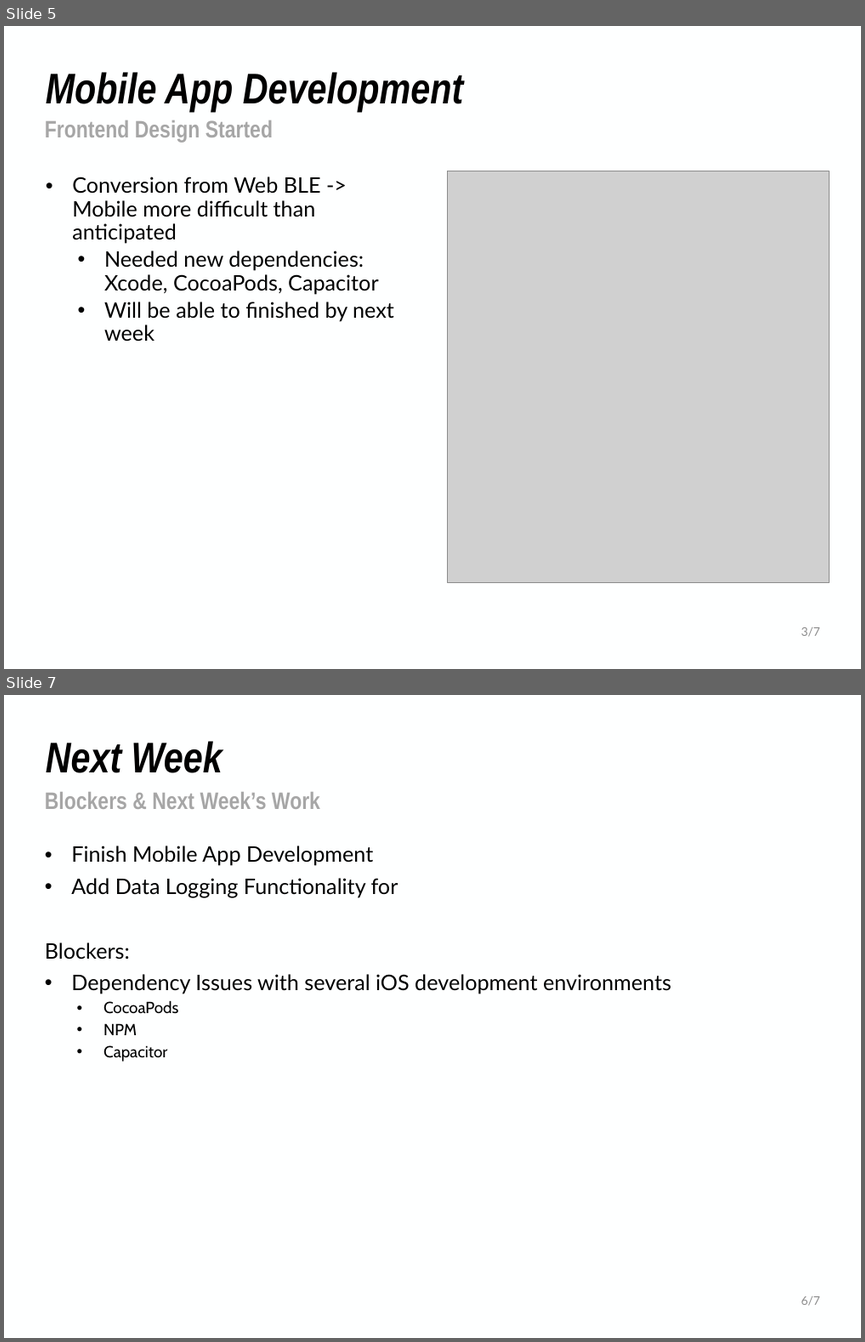
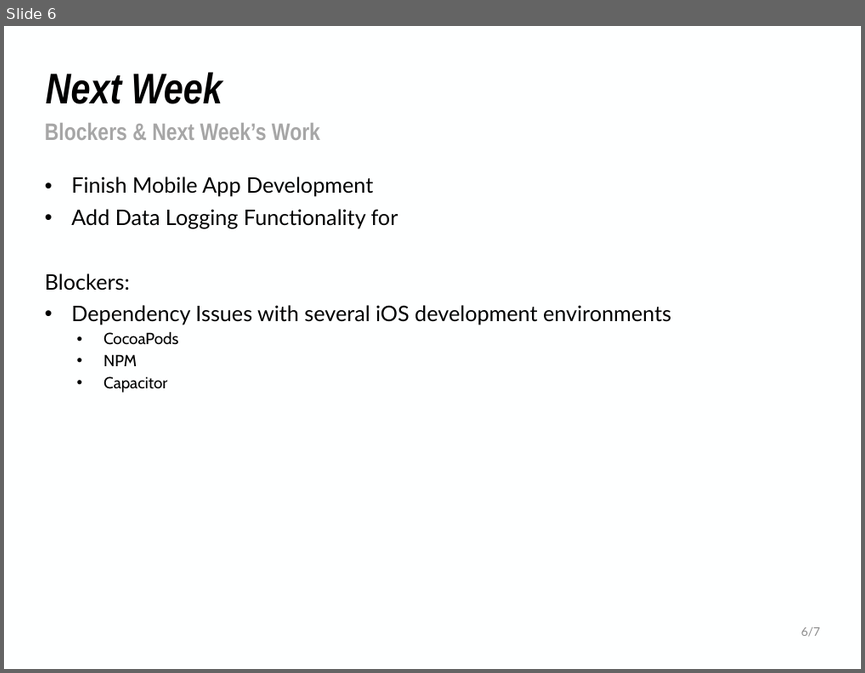
Before and after one commit to NHuang58/Biomedical_Device_PCB, a slide deck: Documentation/Slides/Week_13.pptx. Shown one above the other, each under a label of ours: slides 5 and 7 before the commit, slide 6 after it; the slides between them are not shown. The pictures are 865x1342 and 865x673 pixels, drawn with LibreOffice and Linux fonts; fonts in the diff are those of the drawing; grey boxes stand for pictures; background and template pictures are left out. Boxes give left, top, right and bottom in pixels: in the first picture for what was removed or moved away, otherwise in the second. Text is boxed around its words. In the diff, an @@ line names an element or a change of style, - is before the commit and + after.

Commit message:
Week 14 Changes

```diff
--- a/Documentation/Slides/Week_13.pptx
+++ b/Documentation/Slides/Week_13.pptx
@@ slide 5 removed at [4, 26, 861, 669], background #FEFFFF @@
@@ title removed at [46, 72, 463, 112] @@
-Mobile App Development
@@ text removed at [45, 120, 273, 142] @@
-Frontend Design Started
@@ text removed at [72, 176, 394, 340] @@
-• Conversion from Web BLE -> Mobile more difficult than anticipated
-  • Needed new dependencies: Xcode, CocoaPods, Capacitor
-  • Will be able to finished by next week
@@ picture removed at [447, 170, 828, 582] @@
@@ text removed at [801, 627, 820, 636] @@
-3/7
@@ what was slide 7 is now slide 6 @@
```
Also in this commit, not shown: 3 slides changed, 2 slides added, 2 other slides removed, 2 other files.
